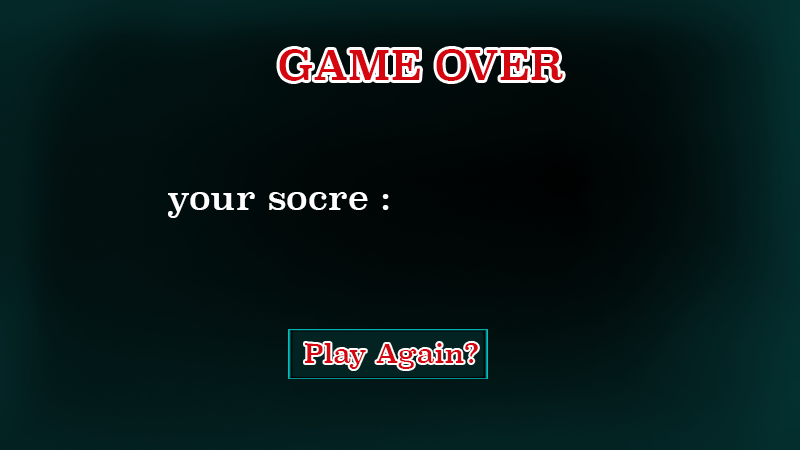
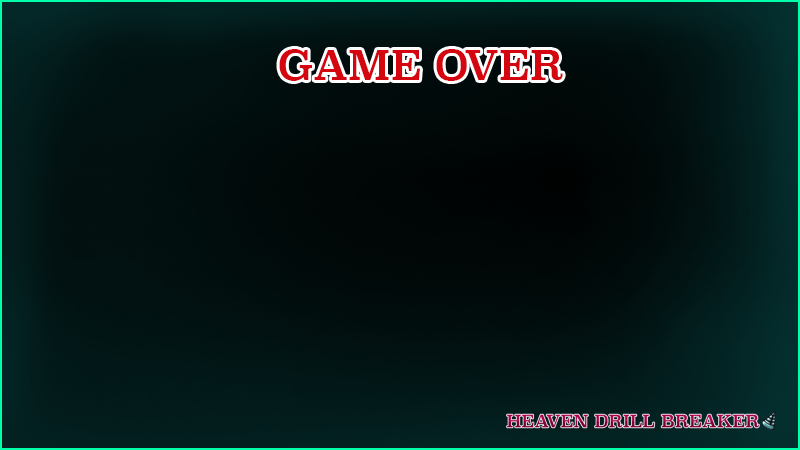
Two versions of the same layered image (800x450). Layer-by-layer changes:
added layer "Layer 3" above "Layer 2" over [0, 0, 800, 450]
hid "Layer 2" over [288, 329, 488, 379]
hid "your socre :" over [168, 192, 389, 218]
